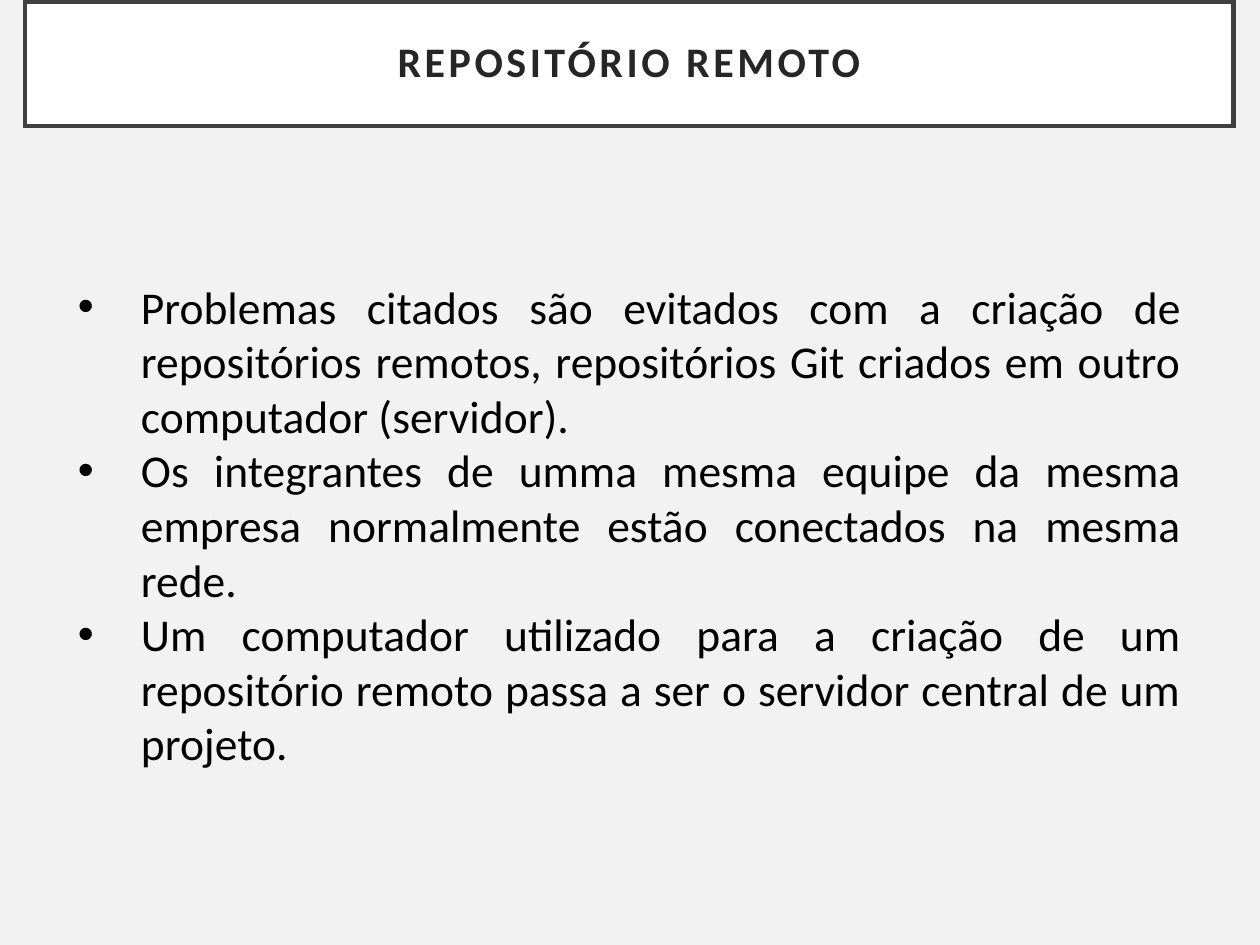
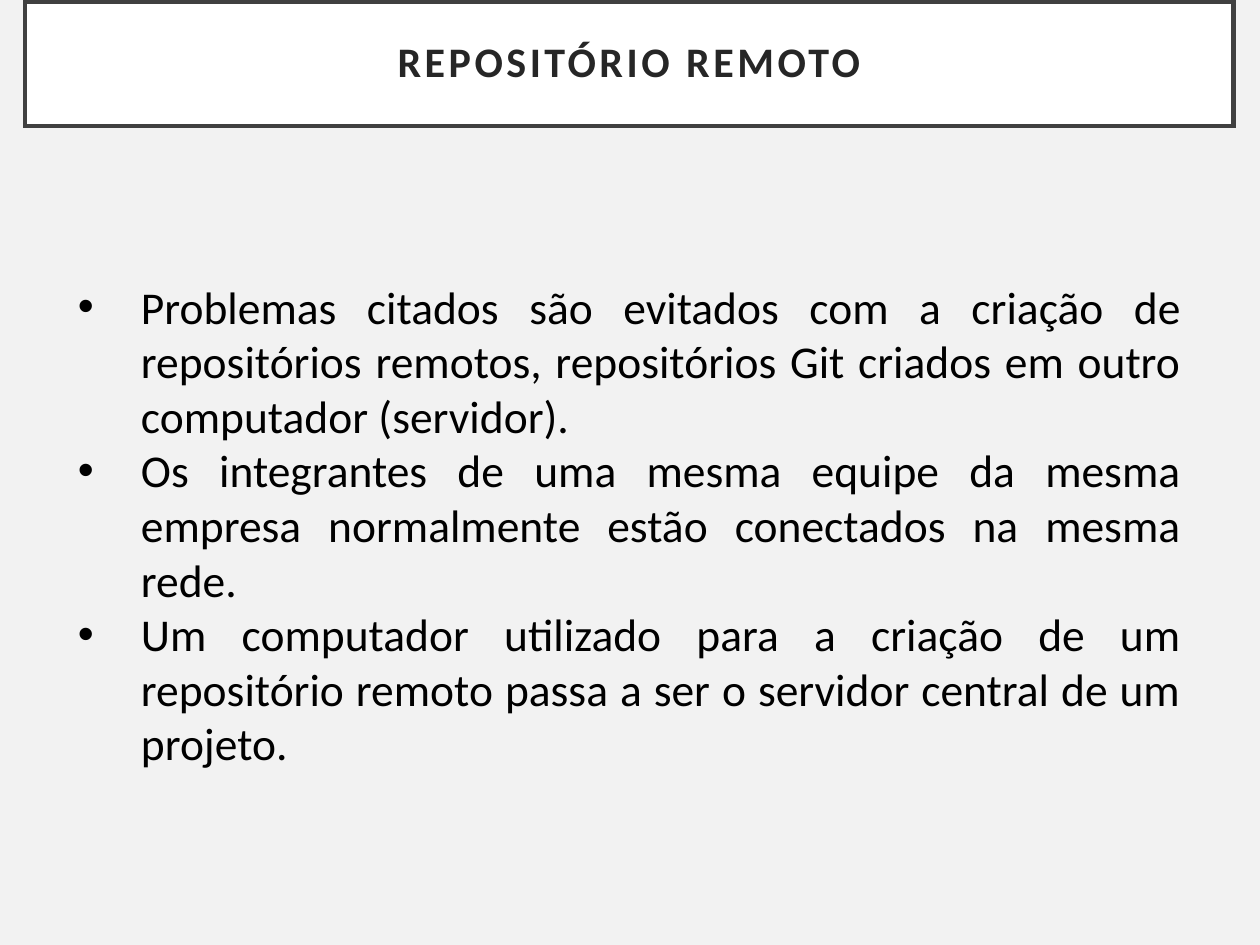
Before and after one commit to Paulo-UNIRON/aula_git_2020.2, a slide deck: slide 5 of Controlando versões com Git e Github - Capítulo IV.pptx. Drawn at 1260x945 pixels with LibreOffice and Linux fonts; fonts in the diff are those of the drawing. Boxes give left, top, right and bottom in pixels: in the first picture for what was removed or moved away, otherwise in the second. Text is boxed around its words. In the diff, an @@ line names an element or a change of style, - is before the commit and + after.

```diff
--- a/Controlando versões com Git e Github - Capítulo IV.pptx
+++ b/Controlando versões com Git e Github - Capítulo IV.pptx
@@ text at (141,455,1180,598): text changed @@
-• Os integrantes de umma mesma equipe da mesma empresa normalmente estão conectados na mesma rede.
+• Os integrantes de uma mesma equipe da mesma empresa normalmente estão conectados na mesma rede.
```
Also in this commit, not shown: 7 other slides changed, 1 other file.
